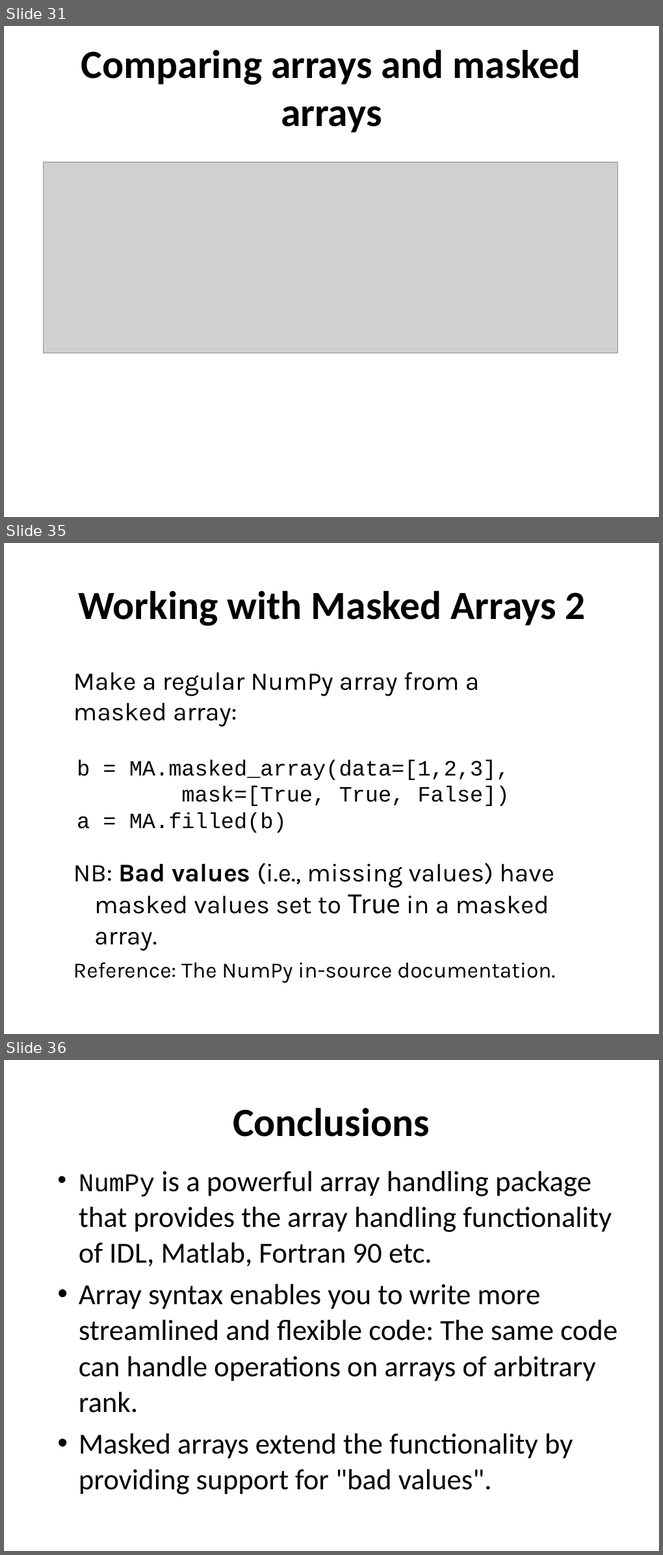
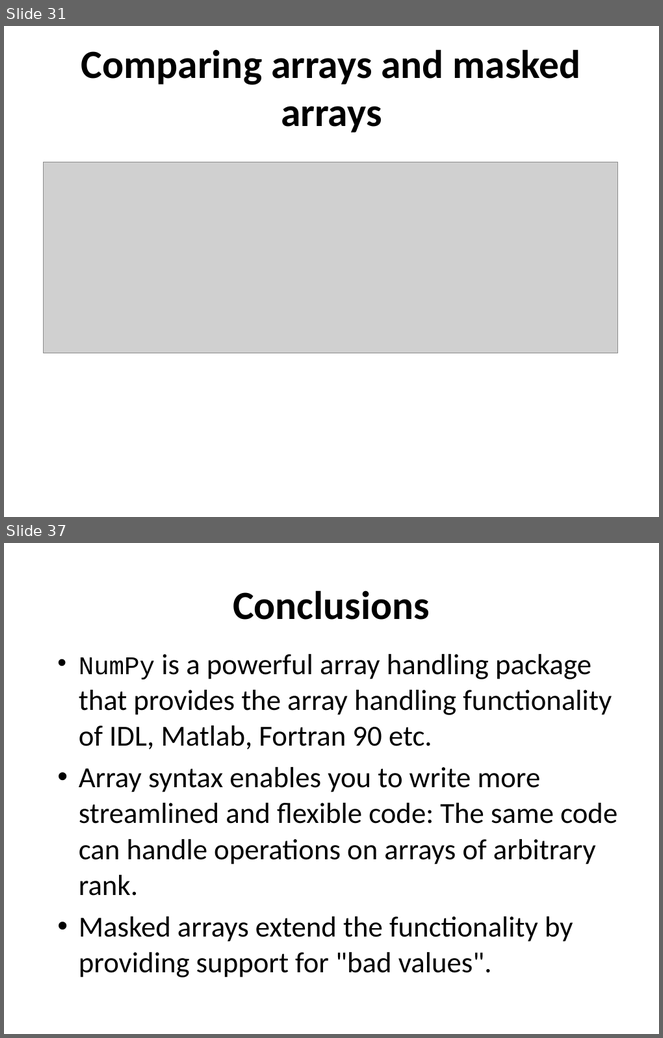
Before and after one commit to ncasuk/ncas-isc, a slide deck: python/presentations/handling_arrays/numpy.ppt. Shown one above the other, each under a label of ours: slides 31, 35 and 36 before the commit, slides 31 and 37 after it; the slides between them are not shown. The pictures are 663x1555 and 663x1038 pixels, drawn with LibreOffice and Linux fonts; fonts in the diff are those of the drawing; grey boxes stand for pictures; background and template pictures are left out. Boxes give left, top, right and bottom in pixels: in the first picture for what was removed or moved away, otherwise in the second. Text is boxed around its words. In the diff, an @@ line names an element or a change of style, - is before the commit and + after.

```diff
--- a/python/presentations/handling_arrays/numpy.ppt
+++ b/python/presentations/handling_arrays/numpy.ppt
@@ slide 35 removed at (x1=4, y1=543, x2=659, y2=1034), background #FFFFFF @@
@@ title removed at (x1=78, y1=590, x2=586, y2=626) @@
-Working with Masked Arrays 2
@@ text removed at (x1=74, y1=672, x2=480, y2=727) @@
-Make a regular NumPy array from a masked array:
@@ text removed at (x1=77, y1=760, x2=510, y2=833) @@
-b = MA.masked_array(data=[1,2,3],
-mask=[True, True, False])
-a = MA.filled(b)
@@ text removed at (x1=74, y1=863, x2=555, y2=984) @@
-NB: Bad values (i.e., missing values) have masked values set to True in a masked array.
-Reference: The NumPy in-source documentation.
@@ what was slide 36 is now slide 37 @@
```
Also in this commit, not shown: 12 slides changed, 4 slides added, 2 other slides removed.
